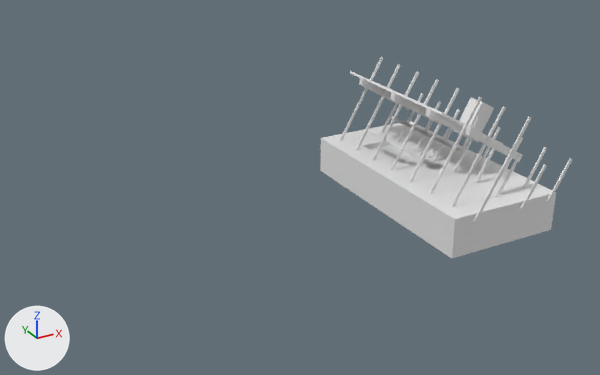
What one commit did to the Blender file GameJam500/Assets/Models/ArchPrototype/Interior1.blend.
Camera for both pictures: a camera (50 mm lens) standing at (-375.0, -561.0, 246.0) and looking at (-105.0, -71.0, 1.0). Every picture has the same lights, and +X, +Y and +Z are marked at lower left.
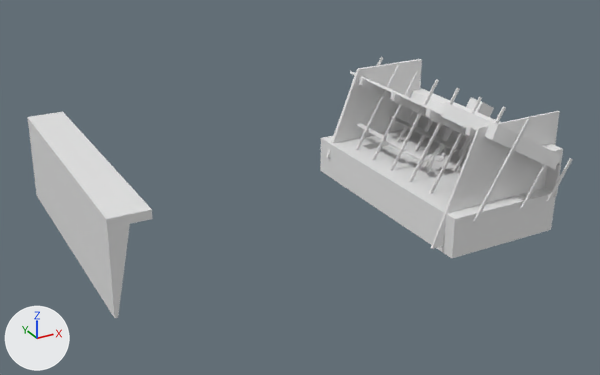
Changed parts and their boxes [x1, y1, x2, y2] in the pictures (600 x 375 px; the box of a moved part takes in the faces that stretch with it):
'Cube.008', added: after [326, 59, 563, 249]
'Cube.009', added: after [27, 112, 153, 318]
'Cube.001', deleted: before [381, 103, 547, 208]
'Cube.007', added: after [422, 161, 434, 174]
part 1 of me_cube_005, added: after [458, 137, 470, 156]
part 2 of me_cube_005, added: after [547, 158, 573, 201]
part 3 of me_cube_005, added: after [397, 111, 415, 142]
part 4 of me_cube_005, added: after [415, 120, 433, 151]
part 5 of me_cube_005, added: after [436, 128, 453, 155]
part 6 of me_cube_005, added: after [453, 139, 473, 172]
part 7 of me_cube_005, added: after [521, 165, 547, 208]
part 8 of me_cube_004, moved or reshaped: before [369, 131, 437, 158]; after [357, 124, 447, 162]

What changed in the scene script:
```text
Change me_cube_005:
    where me_cube_005.from_pydata(...)  # 24 vertices, 22 faces; spans x -9.2..9.9, y -0.6..0.6, z -14.8..14.8
    used by ob_cube_004; location = (48.2, 1.0, 14.2); rotation_euler = (0.0, 0.0, 3.142), in degrees (0, 0, 180)
    me_cube_005 part 1: the loose piece of 24 vertices spanning x -9.2..9.9, y -0.6..0.6, z -14.8..14.8 is copied, and the copy is moved by (0.0, 75.0, 0.0), in mat_material_004 (white #e7e7e7); it spans x -9.2..9.9, y 74.4..75.6, z -14.8..14.8
    me_cube_005 part 2: the loose piece of 24 vertices spanning x -9.2..9.9, y -0.6..0.6, z -14.8..14.8 is copied, and the copy is moved by (0.0, 175.0, 0.0), in mat_material_004 (white #e7e7e7); it spans x -9.2..9.9, y 174.4..175.6, z -14.8..14.8
    me_cube_005 part 3: the loose piece of 24 vertices spanning x -9.2..9.9, y -0.6..0.6, z -14.8..14.8 is copied, and the copy is moved by (24.4, 25.0, 0.0), in mat_material_004 (white #e7e7e7); it spans x 15.2..34.3, y 24.4..25.6, z -14.8..14.8
    me_cube_005 part 4: the loose piece of 24 vertices spanning x -9.2..9.9, y -0.6..0.6, z -14.8..14.8 is copied, and the copy is moved by (24.4, 50.0, 0.0), in mat_material_004 (white #e7e7e7); it spans x 15.2..34.3, y 49.4..50.6, z -14.8..14.8
    me_cube_005 part 5: the loose piece of 24 vertices spanning x -9.2..9.9, y -0.6..0.6, z -14.8..14.8 is copied, and the copy is moved by (24.4, 75.0, 0.0), in mat_material_004 (white #e7e7e7); it spans x 15.2..34.3, y 74.4..75.6, z -14.8..14.8
    me_cube_005 part 6: the loose piece of 24 vertices spanning x -9.2..9.9, y -0.6..0.6, z -14.8..14.8 is copied, and the copy is moved by (24.4, 100.0, 0.0), in mat_material_004 (white #e7e7e7); it spans x 15.2..34.3, y 99.4..100.6, z -14.8..14.8
    me_cube_005 part 7: the loose piece of 24 vertices spanning x -9.2..9.9, y -0.6..0.6, z -14.8..14.8 is copied, and the copy is moved by (24.4, 175.0, 0.0), in mat_material_004 (white #e7e7e7); it spans x 15.2..34.3, y 174.4..175.6, z -14.8..14.8
    add me_cube_005.materials.append(mat_material_004)  # white #e7e7e7
Change me_cube_004:
    used by ob_cube_003; location = (-1.9, 1.6, -1.0); rotation_euler = (0.0, 0.0, 3.142), in degrees (0, 0, 180)
    remove me_cube_004.from_pydata(...)  # 172 vertices, 164 faces; spans x -56.0..36.0, y -13.0..168.0, z -29.0..16.0
    add me_cube_004.from_pydata(...)  # 148 vertices, 132 faces; spans x -56.0..36.0, y -13.0..168.0, z -29.0..16.0
    me_cube_004 part 8: 9 vertices moved from x -4.0..14.0, y 27.0..90.0, z 13.0..15.0 to x 0.0..14.0, y 7.0..101.0, z 13.0..15.0; 115 vertices removed from x -9.0..4.0, y 70.0..91.0, z 12.0..14.0; 91 vertices added at x -11.0..4.0, y 89.0..103.0, z 13.0..15.0
    add me_cube_004.materials.append(mat_material)  # white #e7e7e7
Change ob_cube_004:
    remove _m = ob_cube_004.modifiers.new('Array', 'ARRAY')
    remove _m.count = 8
    remove _m.use_constant_offset = True
    remove _m.constant_offset_displace = (0.0, 25.0, 0.0)
    remove _m.use_relative_offset = False
Remove ob_cube_001:
    ob_cube_001 = bpy.data.objects.new('Cube.001', me_cube)
Add ob_cube_007:
    ob_cube_007 = bpy.data.objects.new('Cube.007', me_cube_008)  # 40 vertices, 30 faces; spans x 20.3..34.8, y 87.2..94.7, z -24.9..-2.1
    ob_cube_007.location = (23.3, 1.0, 14.2)
    ob_cube_007.rotation_euler = (0.0, 0.0, 3.142)  # degrees (0, 0, 180)
Add ob_cube_008:
    ob_cube_008 = bpy.data.objects.new('Cube.008', me_cube_001)  # 40 vertices, 32 faces; spans x -19.0..87.0, y -88.0..110.0, z -29.0..58.0; in mat_material_001 (white #e7e7e7)
    ob_cube_008.location = (-29.2, -88.8, 3.8)
Add ob_cube_009:
    ob_cube_009 = bpy.data.objects.new('Cube.009', me_cube_009)  # 16 vertices, 14 faces; spans x 0.0..26.0, y -79.0..110.0, z -9.0..52.0
    ob_cube_009.location = (-275.2, -88.8, 3.8)
```
